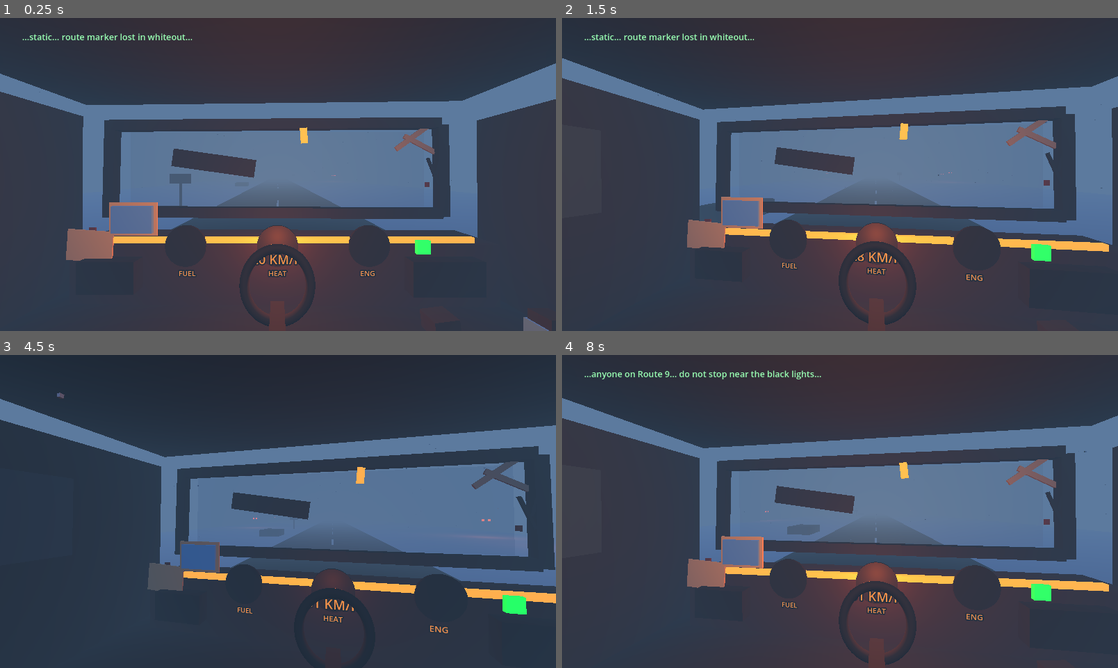
Above: before the commit, frames 1-4 (two rows, left to right).
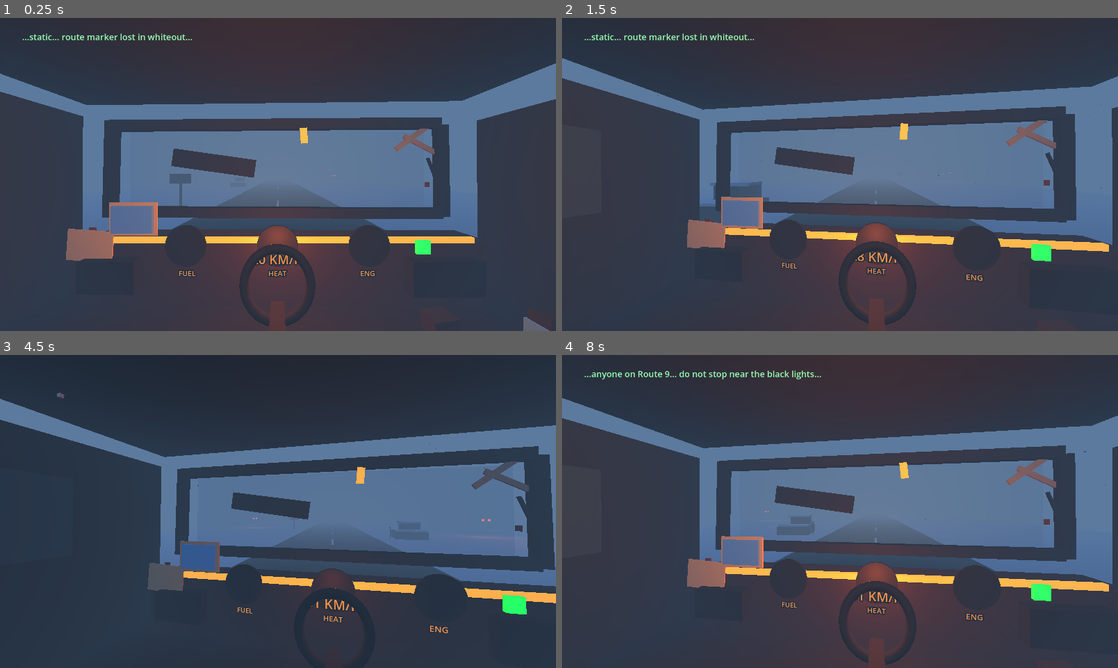
Above: after the commit, the same moments.

Repository: simonovic86/frozen-highway
Game: Godot game, scene res://scenes/Main.tscn
Two runs of this game, one before a commit and one after it. Both use one fixed random seed, a clock stepped at 60 frames per second and the inputs below.
Inputs (mouse positions are in pixels of both pictures, inside the frame that each line leads up to):
- Up to frame 1 (0.25 s): no input
- Up to frame 2 (1.5 s): tap Enter at 0.5 s; move the mouse to (867, 174) at 0.52 s; hold H (heater_toggle) 0.53-1.28 s; hold W (throttle_up) from 0.53 s (still down); move the mouse to (812, 174) at 1.27 s; tap E (interact) at 1.35 s
- Up to frame 3 (4.5 s): keep holding W (throttle_up); move the mouse to (289, 505) at 2.02 s; hold L (lights_toggle) 2.03-2.78 s; move the mouse to (272, 517) at 2.77 s; tap R (radio_toggle) at 2.85 s; move the mouse to (316, 514) at 3.52 s; hold H (heater_toggle) 3.53-4.28 s; move the mouse to (233, 508) at 4.27 s; tap E (interact) at 4.35 s
- Up to frame 4 (8 s): keep holding W (throttle_up); move the mouse to (845, 511) at 5.02 s; hold L (lights_toggle) 5.03-5.78 s; move the mouse to (817, 505) at 5.77 s; tap R (radio_toggle) at 5.85 s; move the mouse to (867, 511) at 6.52 s; hold H (heater_toggle) 6.53-7.28 s; move the mouse to (812, 511) at 7.27 s; tap E (interact) at 7.35 s

The runs differ from the first frame. In frame 2, 0.3% of the frame differs, in the area x 24-39%, y 52-63%; in frame 3, 0.3%, in the area x 46-78%, y 54-60%; in frame 4, 0.2%.

Commit message:
Add roadside wreck and cabin flicker

Diff:
--- a/scripts/Cabin.gd
+++ b/scripts/Cabin.gd
@@ -18,6 +18,9 @@
 var current_speed := 20.0
 var motion_time := 0.0
 var storm_visual_intensity := 0.0
+var cabin_lights_enabled := true
+var next_light_flicker_time := 3.2
+var light_flicker_time := 0.0
 
 var hint_label: Label
 var radio_label: Label
@@ -86,6 +89,7 @@
 	motion_time += delta
 	_update_cabin_motion()
 	_update_wipers()
+	_update_light_flicker(delta)
 
 func _unhandled_input(event: InputEvent) -> void:
 	if event is InputEventMouseMotion and Input.get_mouse_mode() == Input.MOUSE_MODE_CAPTURED:
@@ -121,12 +125,10 @@
 		warning_light.material_override = mat_red if engine_condition < 45.0 or fuel < 18.0 else mat_green
 
 func _on_toggles_changed(heater_on: bool, cabin_lights_on: bool) -> void:
+	cabin_lights_enabled = cabin_lights_on
 	if heater_glow != null:
 		heater_glow.material_override = mat_red if heater_on else mat_dark
-	if cabin_light != null:
-		cabin_light.light_energy = 4.4 if cabin_lights_on else 0.35
-	if dash_light != null:
-		dash_light.light_energy = 2.8 if cabin_lights_on else 0.75
+	_apply_light_levels(1.0)
 
 func _on_radio_state_changed(is_on: bool) -> void:
 	if radio_glow != null:
@@ -170,6 +172,27 @@
 	var angle := lerpf(deg_to_rad(-42.0), deg_to_rad(34.0), sweep)
 	left_wiper.rotation.z = angle
 	right_wiper.rotation.z = angle
+
+func _update_light_flicker(delta: float) -> void:
+	next_light_flicker_time -= delta
+	if next_light_flicker_time <= 0.0:
+		light_flicker_time = 0.18 + absf(sin(motion_time * 1.7)) * 0.16
+		next_light_flicker_time = 3.6 + absf(sin(motion_time * 0.83)) * 4.8
+
+	var flicker := 1.0
+	if light_flicker_time > 0.0:
+		light_flicker_time -= delta
+		var pulse := absf(sin(motion_time * 82.0))
+		flicker = lerpf(0.42, 1.05, pulse)
+	_apply_light_levels(flicker)
+
+func _apply_light_levels(flicker: float) -> void:
+	var cabin_base := 4.4 if cabin_lights_enabled else 0.35
+	var dash_base := 2.8 if cabin_lights_enabled else 0.75
+	if cabin_light != null:
+		cabin_light.light_energy = cabin_base * flicker
+	if dash_light != null:
+		dash_light.light_energy = dash_base * lerpf(0.82, 1.0, flicker)
 
 func _set_gauge(needle: Node3D, normalized_value: float) -> void:
 	if needle == null:
--- a/scripts/RoadGenerator.gd
+++ b/scripts/RoadGenerator.gd
@@ -105,7 +105,8 @@
 		_add_box(segment, "DistantSignPost", Vector3(0.12, 1.4, 0.12), Vector3(side * 5.6, 0.0, -8.0), mat_dark)
 		_add_box(segment, "DistantSignFace", Vector3(1.2, 0.55, 0.08), Vector3(side * 5.6, 0.9, -8.0), mat_dark)
 	if index % 3 == 1:
-		_add_box(segment, "FrozenCar", Vector3(1.8, 0.65, 3.0), Vector3(-5.8, -0.45, 4.0), mat_dark)
+		var wreck_side := -1.0 if index % 2 == 1 else 1.0
+		_build_roadside_vehicle_silhouette(segment, wreck_side, 4.0)
 
 func _move_segments(delta: float) -> void:
 	var movement := drive_speed * delta
@@ -136,6 +137,23 @@
 		flake.position.y -= fall * delta
 		if flake.position.z > 8.0 or flake.position.y < -0.6 or absf(flake.position.x) > 18.0:
 			flake.position = _random_snow_position()
+
+func _build_roadside_vehicle_silhouette(parent: Node, side: float, z_offset: float) -> void:
+	var wreck := Node3D.new()
+	wreck.name = "RoadsideAbandonedVehicle"
+	wreck.position = Vector3(side * 6.4, -0.54, z_offset)
+	wreck.rotation_degrees.y = side * -7.0
+	parent.add_child(wreck)
+
+	_add_box(wreck, "LongDeadBody", Vector3(2.4, 0.62, 3.6), Vector3(0.0, 0.12, 0.0), mat_dark)
+	_add_box(wreck, "CollapsedCab", Vector3(1.55, 0.72, 1.45), Vector3(0.2, 0.76, -0.62), mat_dark)
+	_add_box(wreck, "SnowLoadedRoof", Vector3(1.7, 0.14, 1.55), Vector3(0.16, 1.18, -0.62), mat_snow)
+	_add_box(wreck, "SnowPackedHood", Vector3(2.25, 0.12, 1.35), Vector3(0.0, 0.5, 1.0), mat_snow)
+	_add_box(wreck, "ColdWindshield", Vector3(1.05, 0.34, 0.06), Vector3(0.2, 0.84, -1.38), mat_light)
+	for x in [-0.92, 0.92]:
+		_add_box(wreck, "BuriedWheel", Vector3(0.38, 0.38, 0.18), Vector3(x, -0.24, -1.05), mat_dark)
+		_add_box(wreck, "BuriedWheel", Vector3(0.38, 0.38, 0.18), Vector3(x, -0.24, 1.05), mat_dark)
+	_add_box(wreck, "LeaningMarker", Vector3(0.08, 1.1, 0.08), Vector3(side * -1.55, 0.3, 1.75), mat_dark)
 
 func _build_distant_moving_lights() -> void:
 	for i in 4:
Not shown, changed: DESIGN.md
Not shown, changed: TASKS.md
